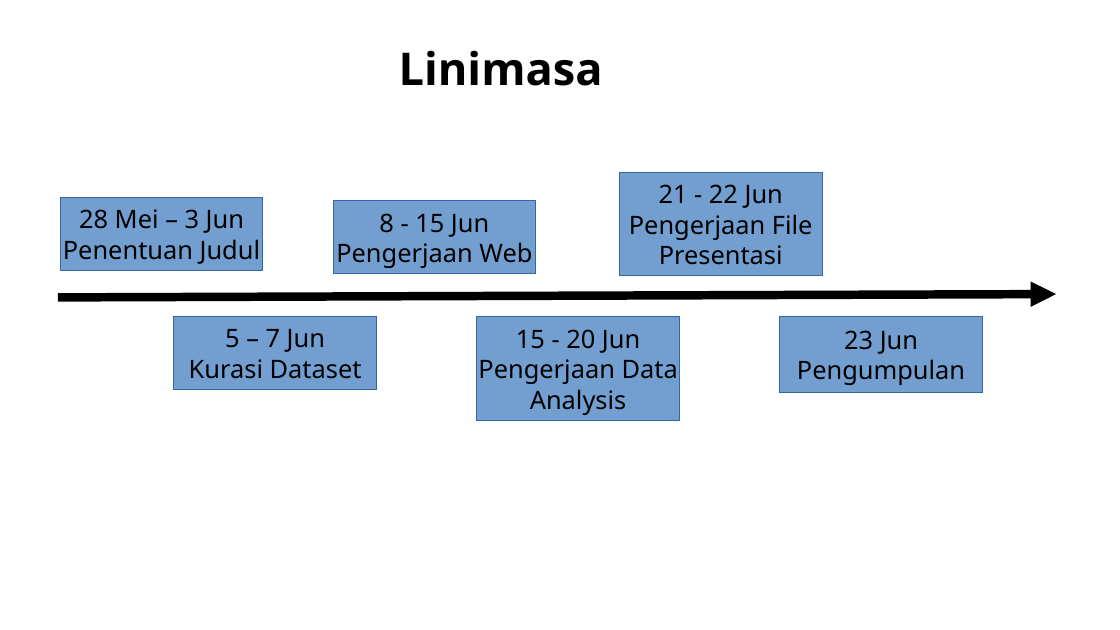
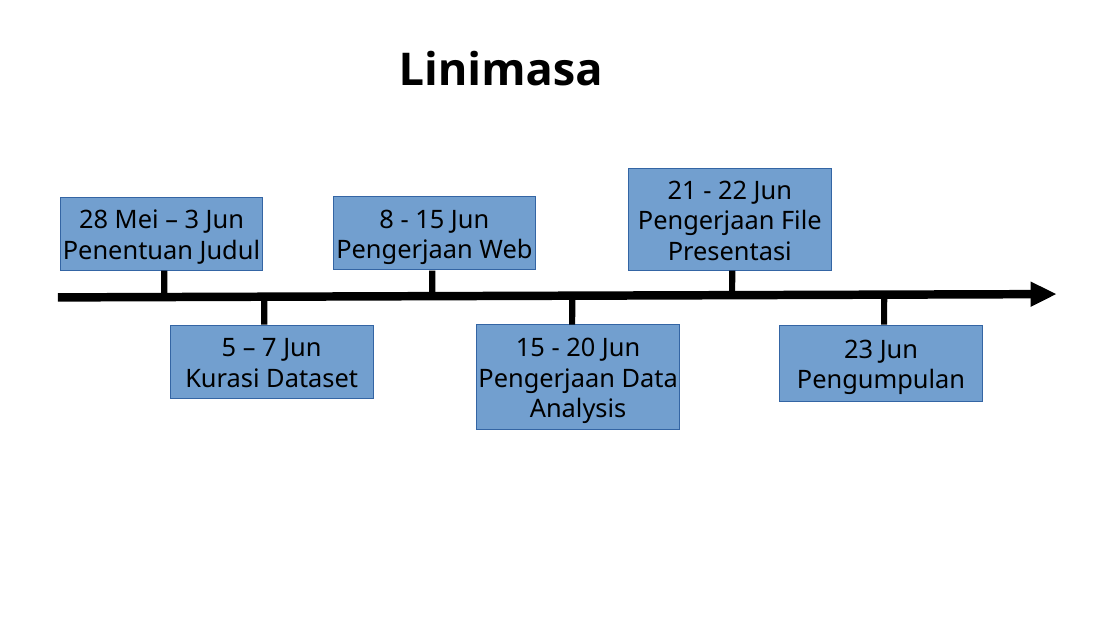
Before and after one commit to pesekcuy/FinalProject-MSIB-UmaMusumeDB, a slide deck: slide 20 of Eksplorasi Properti Statistik dan Analisis Berdasarkan Himpunan Data dari Game Uma Musume Pretty Derby.pptx. Drawn at 1120x630 pixels with LibreOffice and Linux fonts; fonts in the diff are those of the drawing; background and template pictures are left out. Boxes give left, top, right and bottom in pixels: in the first picture for what was removed or moved away, otherwise in the second. Text is boxed around its words. In the diff, an @@ line names an element or a change of style, - is before the commit and + after.

```diff
--- a/Eksplorasi Properti Statistik dan Analisis Berdasarkan Himpunan Data dari Game Uma Musume Pretty Derby.pptx
+++ b/Eksplorasi Properti Statistik dan Analisis Berdasarkan Himpunan Data dari Game Uma Musume Pretty Derby.pptx
@@ rectangle "21 - 22 Jun": place and size @@
-rectangle "21 - 22 Jun" at (620, 173, 823, 275)
+rectangle "21 - 22 Jun" at (629, 168, 832, 270)
@@ rectangle "8 - 15 Jun": place and size @@
-rectangle "8 - 15 Jun" at (333, 200, 537, 273)
+rectangle "8 - 15 Jun" at (333, 196, 537, 269)
@@ line added from (165, 298) to (165, 270), #000000 4.31 pt @@
@@ line added from (264, 324) to (264, 298), #000000 4.31 pt @@
@@ line added from (432, 298) to (432, 270), #000000 4.31 pt @@
@@ line added from (572, 324) to (572, 298), #000000 4.31 pt @@
@@ line added from (733, 298) to (733, 270), #000000 4.31 pt @@
@@ line added from (884, 324) to (884, 298), #000000 4.31 pt @@
@@ rectangle "5 – 7 Jun": place and size @@
-rectangle "5 – 7 Jun" at (174, 316, 377, 389)
+rectangle "5 – 7 Jun" at (171, 325, 374, 398)
@@ rectangle "15 - 20 Jun": place and size @@
-rectangle "15 - 20 Jun" at (477, 316, 680, 421)
+rectangle "15 - 20 Jun" at (477, 325, 680, 430)
@@ rectangle "23 Jun": place and size @@
-rectangle "23 Jun" at (781, 316, 984, 392)
+rectangle "23 Jun" at (781, 325, 984, 401)
```
Also in this commit, not shown: 2 other slides changed.
